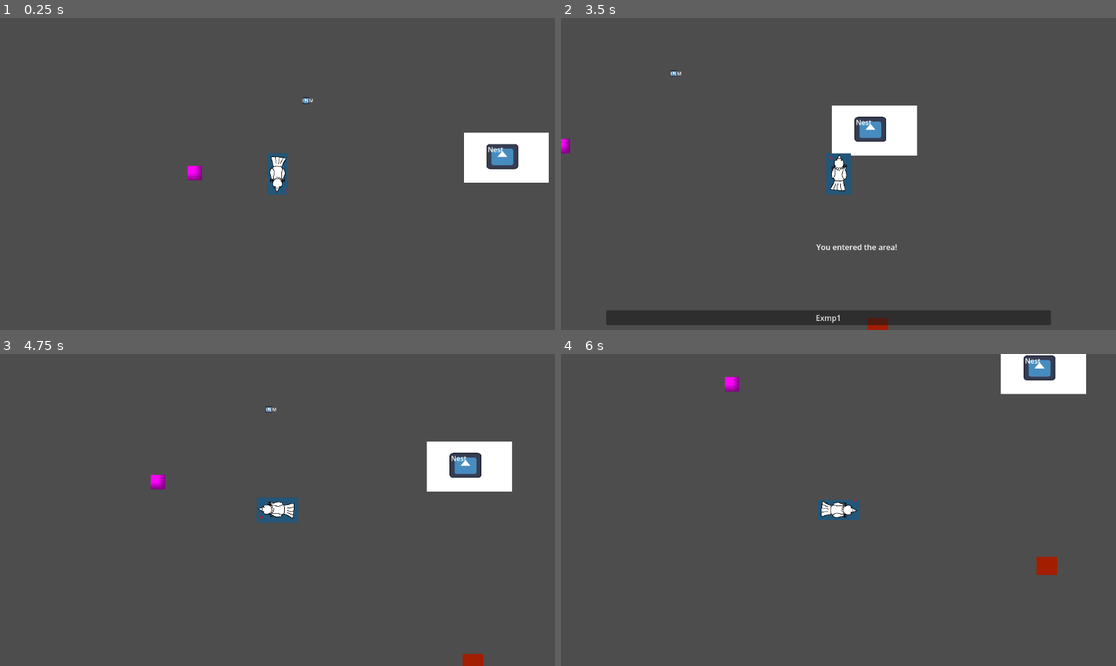
Above: before the commit, frames 1-4 (two rows, left to right).
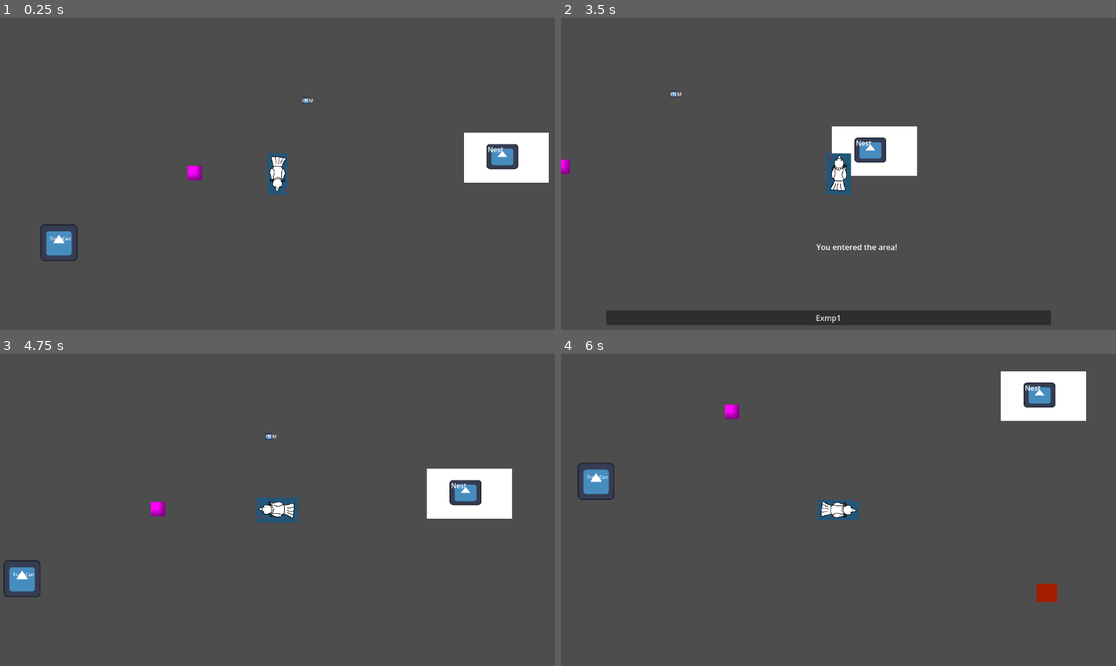
Above: after the commit, the same moments.

Repository: PiponcheDev/Chunky-Chick
Game: Godot game, scene res://Main.tscn
The game is run twice, just before and just after one commit, with the same random seed, the same clock (stepped at 60 frames per second) and the same inputs. The engine's default icon, where the game draws it, is replaced by a stand-in: a white triangle on a blue panel in a dark square.
Inputs (mouse positions are in pixels of both pictures, inside the frame that each line leads up to):
- Up to frame 1 (0.25 s): no input
- Up to frame 2 (3.5 s): tap Enter at 0.5 s; move the mouse to (960, 158) at 0.52 s; hold D (walk_right) 0.53-1.28 s; tap E (pick_up) every 0.75 s from 0.6 to 2.85 s; click (960, 158) at 0.67 s; move the mouse to (727, 189) at 1.27 s; hold S (walk_down) 1.28-2.03 s; move the mouse to (894, 105) at 2.02 s; hold D (walk_right) 2.03-2.78 s; move the mouse to (810, 236) at 2.77 s; hold W (walk_up) from 2.78 s (still down); click (810, 236) at 2.92 s
- Up to frame 3 (4.75 s): move the mouse to (444, 556) at 3.52 s; release W (walk_up) at 3.53 s; hold A (walk_left) from 3.53 s (still down); tap E (pick_up) at 3.6, 4.35 s; move the mouse to (111, 463) at 4.27 s
- Up to frame 4 (6 s): move the mouse to (866, 510) at 5.02 s; release A (walk_left) at 5.03 s; hold S (walk_down) 5.03-5.78 s; tap E (pick_up) at 5.1, 5.85 s; click (866, 510) at 5.17 s; move the mouse to (755, 432) at 5.77 s; hold D (walk_right) from 5.78 s (still down)

The runs differ from the first frame. In frame 1, 0.5% of the frame differs, in the area x 7-15%, y 66-78%; in frame 2, 2.5%; in frame 3, 3.8%, in the area x 0-93%, y 16-100%; in frame 4, 3.6%.

Commit message:
Implemented item/talisman system

Diff:
--- a/chunky-chick/Main.tscn
+++ b/chunky-chick/Main.tscn
@@ -5,10 +5,11 @@
 [ext_resource type="PackedScene" uid="uid://biaek1l53os4o" path="res://src/tscn/Temporary/temp_enemy.tscn" id="3_lgr22"]
 [ext_resource type="PackedScene" uid="uid://knbi01afph2c" path="res://src/tscn/Player.tscn" id="4_trn2v"]
 [ext_resource type="PackedScene" uid="uid://vxnhxnc8fji4" path="res://src/tscn/Food.tscn" id="5_03owx"]
+[ext_resource type="PackedScene" uid="uid://pn32tdtruix8" path="res://src/tscn/Structures/trash_can.tscn" id="6_3dxm6"]
 
 [node name="Node2D" type="Node2D" unique_id=581660910]
 
-[node name="Nest" parent="." unique_id=1833191925 instance=ExtResource("1_fos0i")]
+[node name="Nest" parent="." unique_id=1833191925 groups=["nest"] instance=ExtResource("1_fos0i")]
 position = Vector2(617, 263)
 collision_layer = 1
 
@@ -28,3 +29,6 @@
 [node name="Food" parent="." unique_id=2090540503 groups=["food"] instance=ExtResource("5_03owx")]
 position = Vector2(-443, 316)
 scale = Vector2(1, 1)
+
+[node name="TrashCan" parent="." unique_id=541807723 instance=ExtResource("6_3dxm6")]
+position = Vector2(-915, 556)
--- a/chunky-chick/project.godot
+++ b/chunky-chick/project.godot
@@ -39,6 +39,7 @@
 placement_camera=""
 turret=""
 food=""
+talisman=""
 
 [input]
 
--- /dev/null
+++ b/chunky-chick/src/scripts/UI/talismans.gd
@@ -0,0 +1,32 @@
+extends Area2D  # CHANGE from RigidBody2D -> Area2D for simplicity
+
+@export var talisman_data: TalismanData
+
+var player_node: Node = null
+var player_in_range := false
+
+func _ready():
+	add_to_group("talisman")
+	body_entered.connect(_on_body_entered)
+	body_exited.connect(_on_body_exited)
+
+func _on_body_entered(body):
+	if body.is_in_group("player"):
+		player_node = body
+		player_in_range = true
+
+func _on_body_exited(body):
+	if body == player_node:
+		player_in_range = false
+		player_node = null
+
+func _process(delta):
+	if player_in_range and Input.is_action_just_pressed("pick_up"):
+		collect()
+
+func collect():
+	print("collected item")
+	if not player_node:
+		return
+	player_node.collect_talisman(talisman_data)
+	queue_free()
--- a/chunky-chick/src/scripts/player.gd
+++ b/chunky-chick/src/scripts/player.gd
@@ -1,32 +1,43 @@
 extends CharacterBody2D
 
-# Nodes
+# --- Nodes ---
 @onready var sprite: AnimatedSprite2D = $AnimatedSprite2D
 @onready var main_camera: Camera2D = $Camera2D
 
-# Signals
+# --- Signals ---
 signal carried_item_changed(is_carrying: bool)
 
-# Constants
-const SPEED := 450.0
+# --- Base stats ---
+const BASE_SPEED := 450.0
 const IDLE_TIME_MIN := 1.0
 const IDLE_TIME_MAX := 5.0
 
-# Player states
+# --- Item bonuses ---
+var speed_bonus := 0.0
+var damage_bonus := 0.0
+var attack_speed_bonus := 0.0
+var attack_range_bonus := 0.0
+var shot_speed_bonus := 0.0
+var fatness_max_bonus := 0.0
+
+# --- Inventory ---
+var items: Array[TalismanData] = []
+
+# --- Player states ---
 enum PlayerState { MOVING, IDLE_STANDING, IDLE_PECKING }
 var current_state: PlayerState = PlayerState.IDLE_STANDING
 
-# Idle / movement
+# --- Movement ---
 var direction := Vector2.ZERO
-var last_direction: Vector2 = Vector2.DOWN
+var last_direction := Vector2.DOWN
 var idle_time := 0.0
 var idle_rng := 0.0
 var rng = RandomNumberGenerator.new()
 
-# Carried item
+# --- Carry system ---
 var carried_item: Node = null
 
-# Rotation
+# --- Rotation ---
 var angle_degrees := 0.0
 var snapped_angle := 0
 
@@ -38,41 +49,43 @@
 	sprite.play("idle_standing")
 	sprite.animation_finished.connect(_on_animation_finished)
 
-func _physics_process(delta: float) -> void:
-	direction = Input.get_vector("walk_left", "walk_right", "walk_up", "walk_down").normalized()
-
+func _physics_process(delta: float):
+	direction = Input.get_vector("walk_left","walk_right","walk_up","walk_down").normalized()
+	if direction != Vector2.ZERO:
+		last_direction = direction
 	match current_state:
 		PlayerState.MOVING:
-			_handle_moving(delta)
+			_handle_moving()
 		PlayerState.IDLE_STANDING:
 			_handle_idle_standing(delta)
 		PlayerState.IDLE_PECKING:
-			_handle_idle_pecking(delta)
-
+			_handle_idle_pecking()
 	move_and_slide()
 	_handle_pickup()
 
-# --- State handlers ---
+# --------------------------------------------------
+# STATE HANDLING
+# --------------------------------------------------
 
-func _handle_moving(delta):
+func _handle_moving():
 	if direction == Vector2.ZERO:
 		_transition_to_idle()
-	else:
-		velocity = direction * SPEED
-		sprite.play("walking")
-		_update_rotation(direction)
+		return
+	velocity = direction * (BASE_SPEED + speed_bonus)
+	sprite.play("walking")
+	_update_rotation(direction)
 
 func _handle_idle_standing(delta):
 	if direction != Vector2.ZERO:
 		current_state = PlayerState.MOVING
-	else:
-		idle_time += delta
-		if idle_time >= idle_rng:
-			current_state = PlayerState.IDLE_PECKING
-			sprite.play("idle_peck")
-			idle_time = 0
+		return
+	idle_time += delta
+	if idle_time >= idle_rng:
+		current_state = PlayerState.IDLE_PECKING
+		sprite.play("idle_peck")
+		idle_time = 0
 
-func _handle_idle_pecking(delta):
+func _handle_idle_pecking():
 	if direction != Vector2.ZERO:
 		current_state = PlayerState.MOVING
 
@@ -92,22 +105,37 @@
 	if current_state == PlayerState.IDLE_PECKING:
 		_transition_to_idle()
 
-# --- Pickup system ---
+# --------------------------------------------------
+# ITEM COLLECTION SYSTEM
+# --------------------------------------------------
+
+func collect_talisman(data: TalismanData):
+	items.append(data)
+	speed_bonus += data.speed_bonus
+	damage_bonus += data.damage_bonus
+	attack_speed_bonus += data.attack_speed_bonus
+	attack_range_bonus += data.attack_range_bonus
+	shot_speed_bonus += data.shot_speed_bonus
+	fatness_max_bonus += data.fatness_max_bonus
+	print("Collected talisman:", data.talisman_name)
+
+# --------------------------------------------------
+# PICKUP / DROP SYSTEM
+# --------------------------------------------------
 
 func _handle_pickup():
-	if Input.is_action_just_pressed("pick_up"):
-		if carried_item:
-			# Drop the item
-			carried_item.drop()
-			for nest in get_tree().get_nodes_in_group("nest"):
-				nest.try_deposit(carried_item)
-			carried_item = null
-			emit_signal("carried_item_changed", false)
-		else:
-			# Pick up nearest item
-			for item in get_tree().get_nodes_in_group("item"):
-				if item.in_range and not item.carried:
-					item.pick_up(self)
-					carried_item = item
-					emit_signal("carried_item_changed", true)
-					break
+	if !Input.is_action_just_pressed("pick_up"):
+		return
+	if carried_item:
+		carried_item.drop()
+		for nest in get_tree().get_nodes_in_group("nest"):
+			nest.try_deposit(carried_item)
+		carried_item = null
+		emit_signal("carried_item_changed", false)
+	else:
+		for item in get_tree().get_nodes_in_group("item"):
+			if item.in_range and !item.carried:
+				item.pick_up(self)
+				carried_item = item
+				emit_signal("carried_item_changed", true)
+				break
--- /dev/null
+++ b/chunky-chick/src/scripts/talisman_data.gd
@@ -0,0 +1,14 @@
+extends Resource
+class_name TalismanData
+
+@export var talisman_name: String = ""
+@export var description: String = ""
+@export var icon: Texture2D
+
+# gameplay effects
+@export var speed_bonus: float = 0
+@export var damage_bonus: float = 0
+@export var attack_speed_bonus: float = 0
+@export var attack_range_bonus: float = 0
+@export var shot_speed_bonus: float = 0
+@export var fatness_max_bonus: float = 0
--- /dev/null
+++ b/chunky-chick/src/scripts/trash_can.gd
@@ -0,0 +1,44 @@
+extends StaticBody2D
+
+@export var possible_talismans: Array[TalismanData]
+@export var talisman_scene: PackedScene
+@export var push_force: float = 150.0
+
+var opened := false
+var player_node: Node = null
+
+func _ready():
+	var area = $InteractionArea
+	area.body_entered.connect(_on_body_entered)
+	area.body_exited.connect(_on_body_exited)
+	area.monitoring = true
+	area.monitorable = true
+
+func _on_body_entered(body):
+	if body.is_in_group("player"):
+		player_node = body
+
+func _on_body_exited(body):
+	if body == player_node:
+		player_node = null
+
+func _process(delta):
+	if player_node and Input.is_action_just_pressed("pick_up") and not opened:
+		open()
+
+func open():
+	print("opened trash can")
+	if opened or possible_talismans.size() == 0:
+		return
+	opened = true
+	var talisman_data = possible_talismans.pick_random()
+	var talisman = talisman_scene.instantiate()
+	talisman.talisman_data = talisman_data
+	talisman.global_position = global_position + Vector2(0, -16)
+	get_tree().current_scene.add_child(talisman)
+	# Push away from player
+	var dir = (talisman.global_position - player_node.global_position).normalized()
+	if dir == Vector2.ZERO:
+		dir = Vector2.UP
+	var tween = create_tween()
+	tween.tween_property(talisman, "global_position", talisman.global_position + dir * push_force, 0.3)
--- a/chunky-chick/src/tscn/Player.tscn
+++ b/chunky-chick/src/tscn/Player.tscn
@@ -103,6 +103,7 @@
 size = Vector2(131, 309.25)
 
 [node name="Player" type="CharacterBody2D" unique_id=1575125507 groups=["player"]]
+collision_mask = 2
 script = ExtResource("1_gce6r")
 
 [node name="AnimatedSprite2D" type="AnimatedSprite2D" parent="." unique_id=354118984]
--- /dev/null
+++ b/chunky-chick/src/tscn/Structures/trash_can.tscn
@@ -0,0 +1,41 @@
+[gd_scene format=3 uid="uid://pn32tdtruix8"]
+
+[ext_resource type="Script" uid="uid://4cd26jvqi368" path="res://src/scripts/trash_can.gd" id="1_d3rj5"]
+[ext_resource type="Script" uid="uid://dpeqe6622sp7j" path="res://src/scripts/talisman_data.gd" id="2_d70uw"]
+[ext_resource type="Texture2D" uid="uid://cp70q5rerqku2" path="res://Assets-Extra/icon.svg" id="2_vtslx"]
+[ext_resource type="Resource" uid="uid://d272ynufwj2aj" path="res://talismans/half_soda_can.tres" id="3_xl22r"]
+[ext_resource type="PackedScene" uid="uid://dv8lrbt4ek741" path="res://src/tscn/talisman-pickup.tscn" id="4_edr8r"]
+
+[sub_resource type="RectangleShape2D" id="RectangleShape2D_r6qk4"]
+size = Vector2(95, 112)
+
+[sub_resource type="RectangleShape2D" id="RectangleShape2D_d3rj5"]
+size = Vector2(341, 282)
+
+[node name="TrashCan" type="StaticBody2D" unique_id=541807723 groups=["talisman"]]
+collision_layer = 3
+script = ExtResource("1_d3rj5")
+possible_talismans = Array[ExtResource("2_d70uw")]([ExtResource("3_xl22r")])
+talisman_scene = ExtResource("4_edr8r")
+
+[node name="CollisionShape2D" type="CollisionShape2D" parent="." unique_id=368189786]
+position = Vector2(-1.5, 0)
+shape = SubResource("RectangleShape2D_r6qk4")
+
+[node name="Icon" type="Sprite2D" parent="." unique_id=1737153631]
+position = Vector2(2, 1)
+texture = ExtResource("2_vtslx")
+
+[node name="Label" type="Label" parent="." unique_id=7455199]
+offset_left = -30.0
+offset_top = -25.0
+offset_right = 40.0
+offset_bottom = 23.0
+text = "TrashCan"
+
+[node name="InteractionArea" type="Area2D" parent="." unique_id=890555294]
+collision_layer = 2
+
+[node name="CollisionShape2D" type="CollisionShape2D" parent="InteractionArea" unique_id=900891609]
+position = Vector2(0.5, 0)
+shape = SubResource("RectangleShape2D_d3rj5")
--- /dev/null
+++ b/chunky-chick/src/tscn/talisman-pickup.tscn
@@ -0,0 +1,25 @@
+[gd_scene format=3 uid="uid://dv8lrbt4ek741"]
+
+[ext_resource type="Script" uid="uid://dx5mgs5cu5lpo" path="res://src/scripts/UI/talismans.gd" id="1_7mhq0"]
+[ext_resource type="Texture2D" uid="uid://cp70q5rerqku2" path="res://Assets-Extra/icon.svg" id="1_aa6mi"]
+
+[sub_resource type="CircleShape2D" id="CircleShape2D_rf3hm"]
+radius = 25.0
+
+[node name="Talisman-pickup" type="Area2D" unique_id=1242393269]
+script = ExtResource("1_7mhq0")
+metadata/_edit_horizontal_guides_ = [-48.0]
+
+[node name="CollisionShape2D" type="CollisionShape2D" parent="." unique_id=657183669]
+shape = SubResource("CircleShape2D_rf3hm")
+
+[node name="Icon" type="Sprite2D" parent="." unique_id=1367202803]
+position = Vector2(0, -5)
+texture = ExtResource("1_aa6mi")
+
+[node name="Label" type="Label" parent="." unique_id=1581739614]
+offset_left = -34.0
+offset_top = -30.0
+offset_right = 40.0
+offset_bottom = 23.0
+text = "Item pick-up"
--- /dev/null
+++ b/chunky-chick/talismans/half_soda_can.tres
@@ -0,0 +1,12 @@
+[gd_resource type="Resource" script_class="TalismanData" format=3 uid="uid://d272ynufwj2aj"]
+
+[ext_resource type="Texture2D" uid="uid://cp70q5rerqku2" path="res://Assets-Extra/icon.svg" id="1_00j3f"]
+[ext_resource type="Script" uid="uid://dpeqe6622sp7j" path="res://src/scripts/talisman_data.gd" id="1_g5qyo"]
+
+[resource]
+script = ExtResource("1_g5qyo")
+talisman_name = "Half Can of Soda"
+description = "It is still fizzy"
+icon = ExtResource("1_00j3f")
+speed_bonus = 800.0
+metadata/_custom_type_script = "uid://dpeqe6622sp7j"
Not shown, added: chunky-chick/src/scripts/UI/talismans.gd.uid
Not shown, added: chunky-chick/src/scripts/talisman_data.gd.uid
Not shown, added: chunky-chick/src/scripts/trash_can.gd.uid
